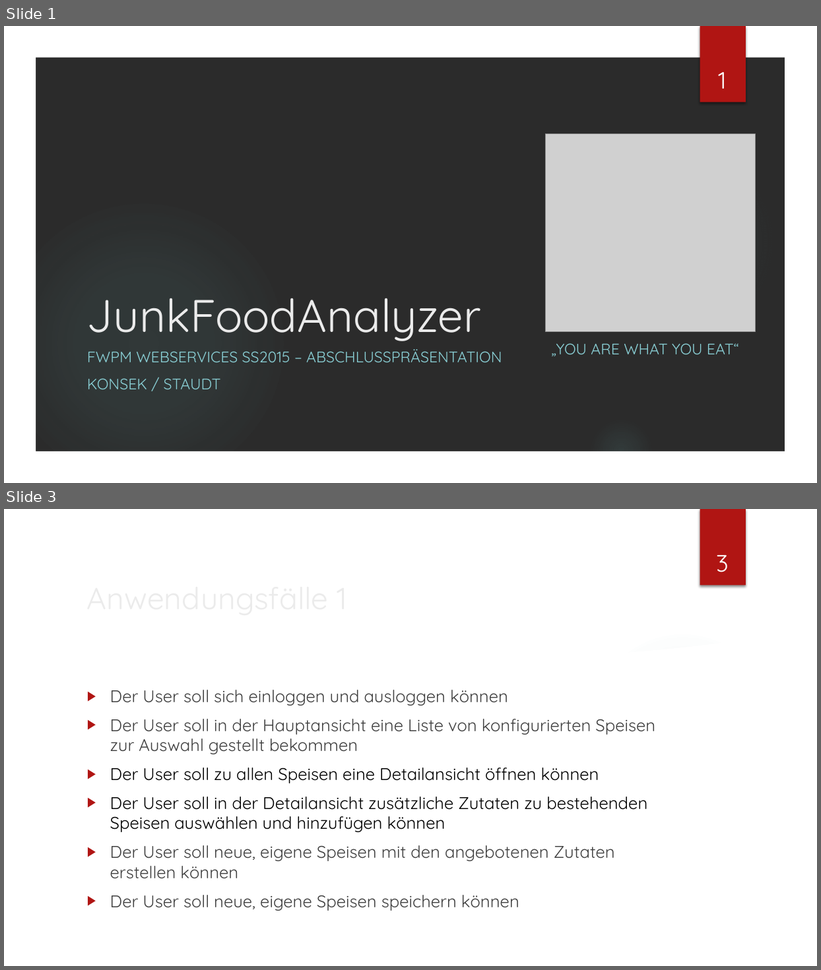
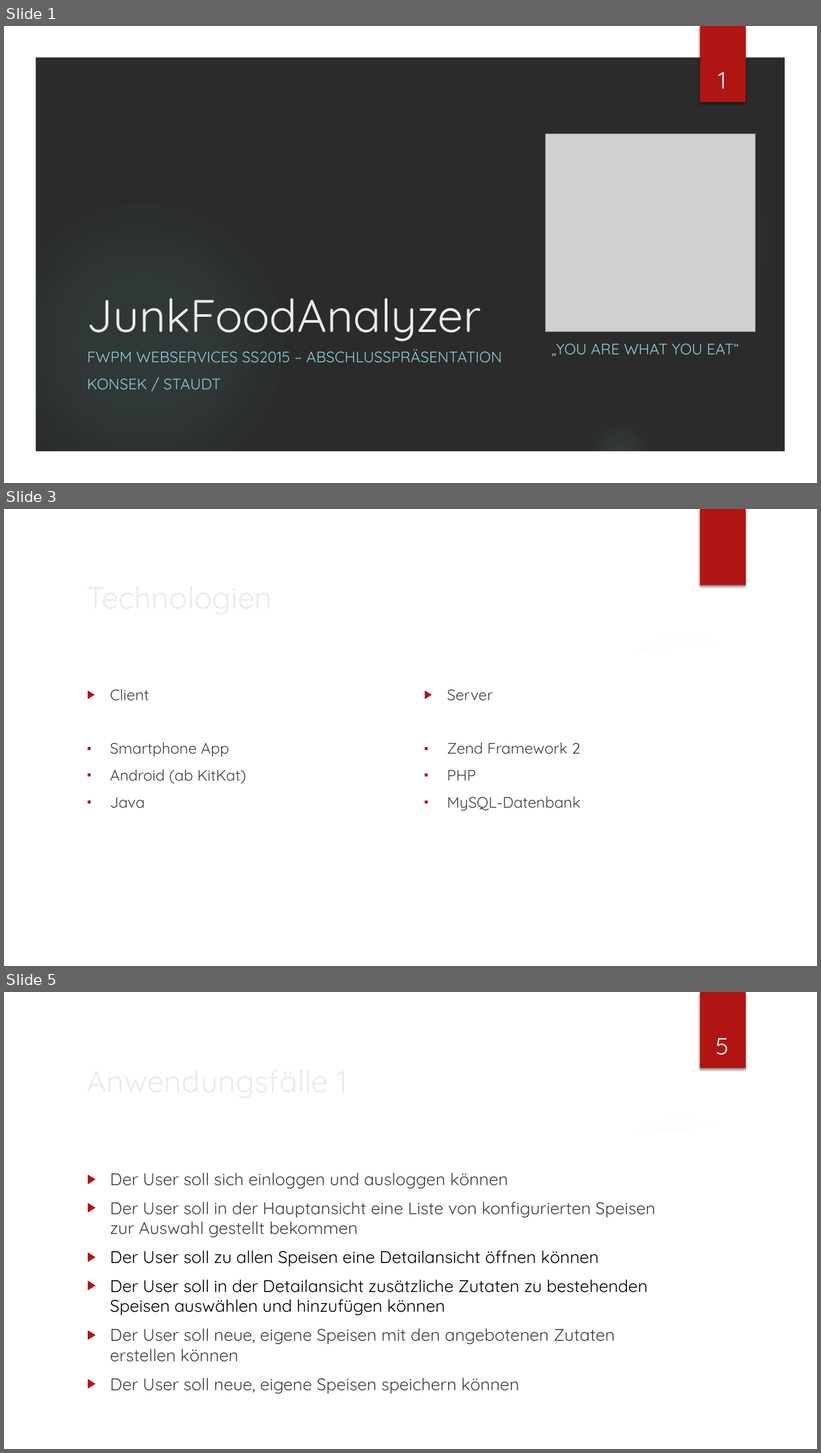
Before and after one commit to stauti/junk-food-analyzer, a slide deck: docs/Spezifikation/WS3.pptx. Shown one above the other, each under a label of ours: slides 1 and 3 before the commit, slides 1, 3 and 5 after it; the slides between them are not shown. The pictures are 821x970 and 821x1453 pixels, drawn with LibreOffice and Linux fonts; fonts in the diff are those of the drawing; grey boxes stand for pictures; background and template pictures are left out; a plain dark background stands for a picture behind light text. Boxes give left, top, right and bottom in pixels: in the first picture for what was removed or moved away, otherwise in the second. Text is boxed around its words. In the diff, an @@ line names an element or a change of style, - is before the commit and + after.

```diff
--- a/docs/Spezifikation/WS3.pptx
+++ b/docs/Spezifikation/WS3.pptx
@@ slide 3 added at (4,509,817,966), background picture (left out); not listed: 7 template elements that a slide beside it also shows @@
@@ title added at (81,574,669,621), 36 pt, text #EBEBEB @@
+Technologien
@@ text added at (110,689,246,808), 18 pt, text #404040 @@
+▶ Client
+▪ Smartphone App
+▪ Android (ab KitKat)
+▪ Java
@@ text added at (447,689,580,811), 18 pt, text #404040 @@
+▶ Server
+▪ Zend Framework 2
+▪ PHP
+▪ MySQL-Datenbank
@@ what was slide 3 is now slide 5 @@
@@ page number at (716,1038,729,1055): text changed @@
-3
+5
```
Also in this commit, not shown: 2 slides changed, 2 other slides added, 2 other files.
